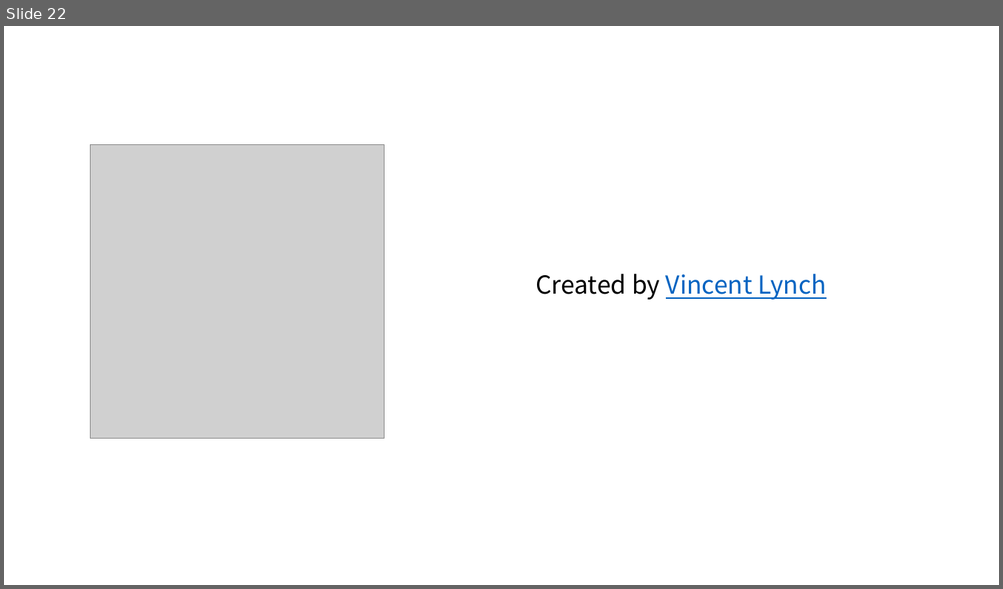
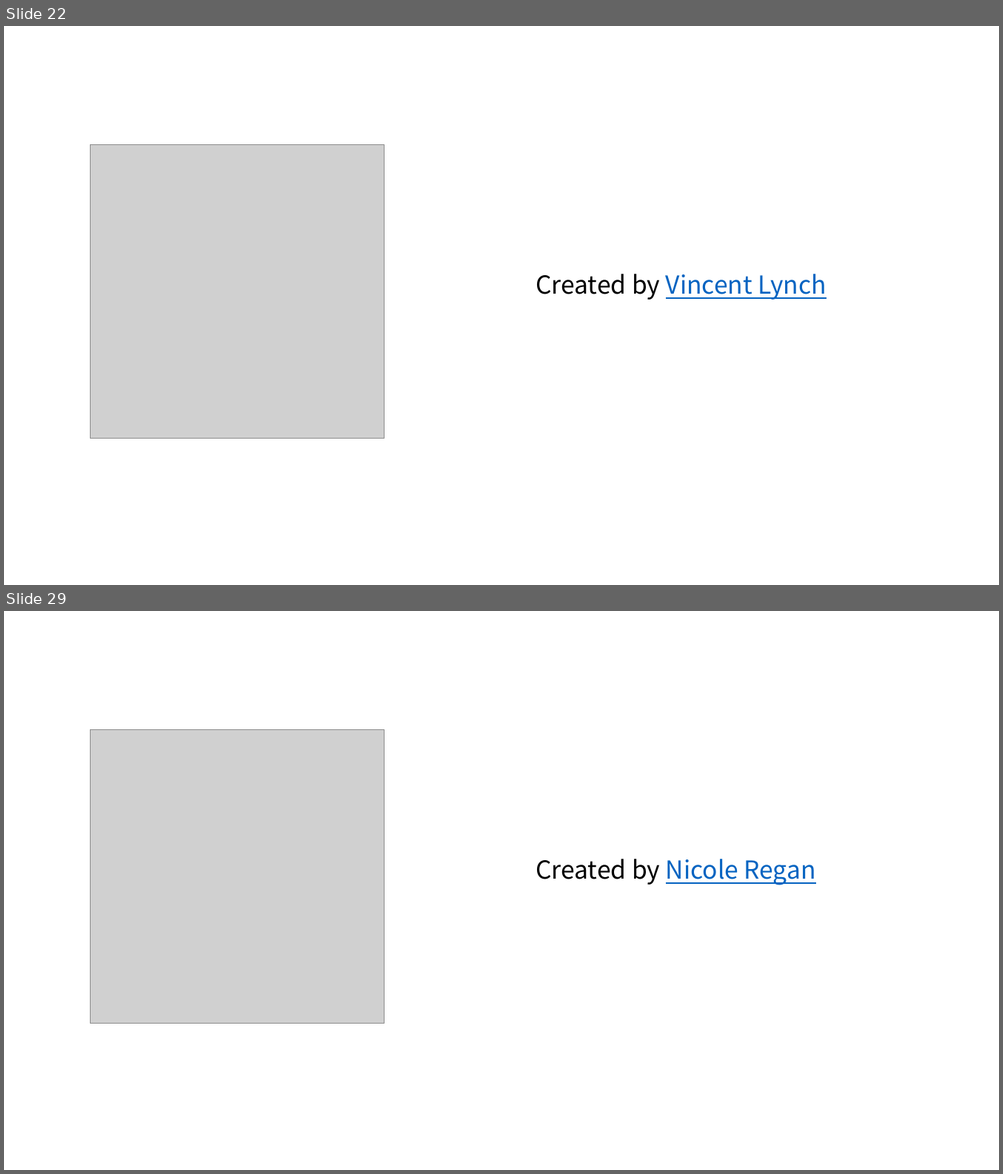
Before and after one commit to happydeveloper/data_structure, a slide deck: presentation/credit.pptx. Shown one above the other, each under a label of ours: slide 22 before the commit, slides 22 and 29 after it; the slides between them are not shown. The pictures are 1003x589 and 1003x1174 pixels, drawn with LibreOffice and Linux fonts; fonts in the diff are those of the drawing; grey boxes stand for pictures. Boxes give left, top, right and bottom in pixels: in the first picture for what was removed or moved away, otherwise in the second. Text is boxed around its words. In the diff, an @@ line names an element or a change of style, - is before the commit and + after.

```diff
--- a/presentation/credit.pptx
+++ b/presentation/credit.pptx
@@ slide 29 added at box(4, 611, 999, 1170), background #FFFFFF @@
@@ picture added at box(90, 729, 384, 1024) @@
@@ title added at box(535, 859, 816, 886), 24 pt, text #0563C1, underline @@
+Created by Nicole Regan
```
Also in this commit, not shown: 6 other slides added, 15 other files.
